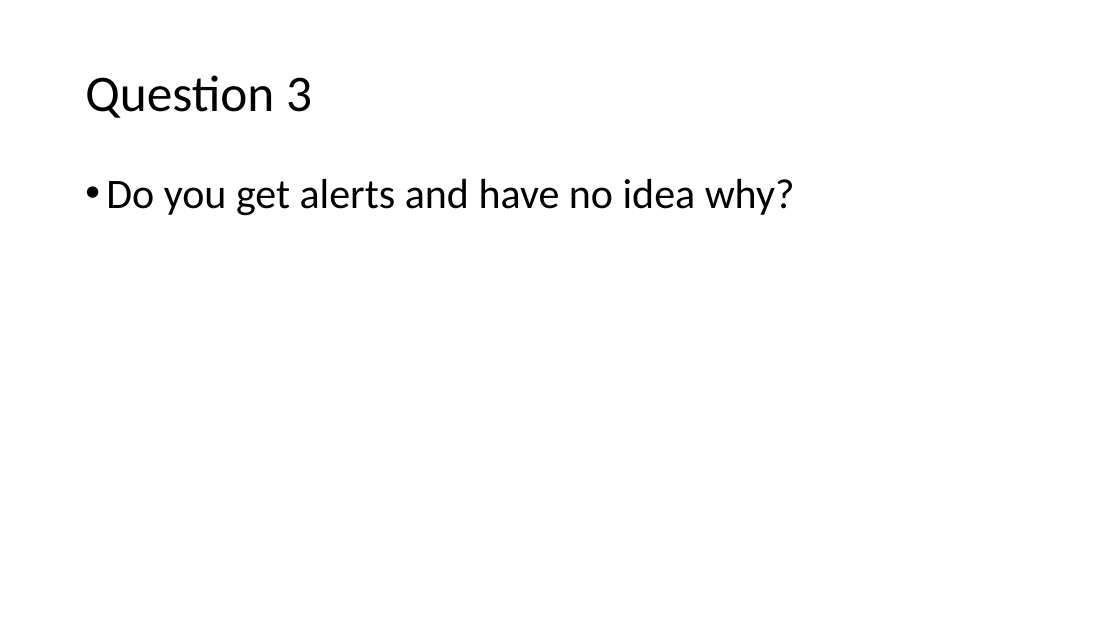
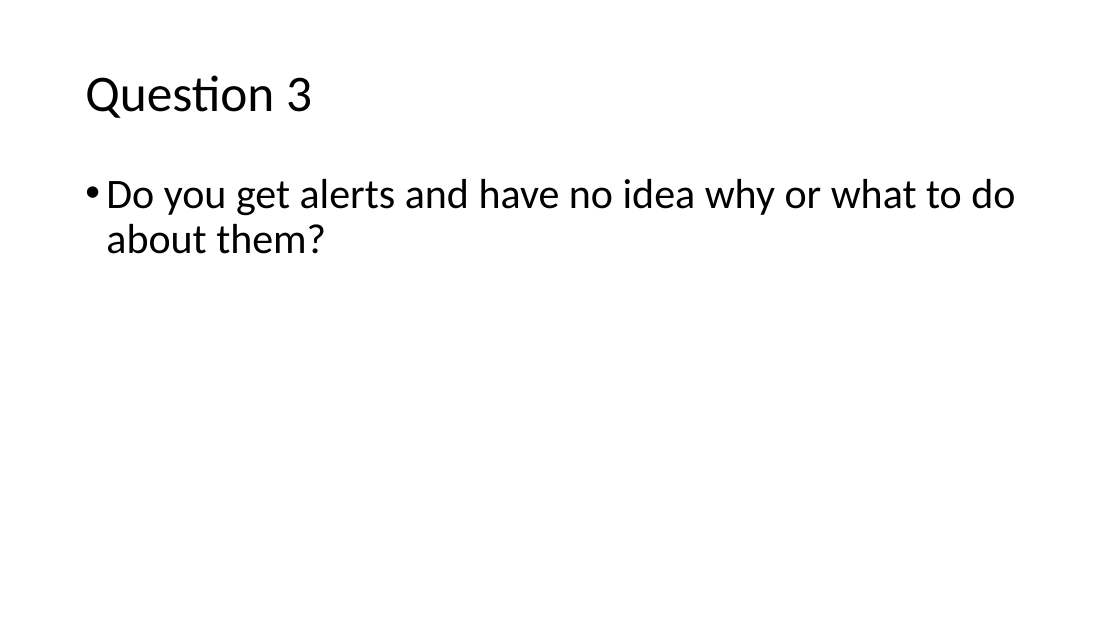
Before and after one commit to ryancheley/dcus-2024, a slide deck: slide 50 of Presentation.pptx (slide 54 before the commit). Drawn at 1120x630 pixels with LibreOffice and Linux fonts; fonts in the diff are those of the drawing. Boxes give left, top, right and bottom in pixels: in the first picture for what was removed or moved away, otherwise in the second. Text is boxed around its words. In the diff, an @@ line names an element or a change of style, - is before the commit and + after.

Commit message:
final version

```diff
--- a/Presentation.pptx
+++ b/Presentation.pptx
@@ text at (106,179,1015,254): text changed @@
-• Do you get alerts and have no idea why?
+• Do you get alerts and have no idea why or what to do about them?
```
Also in this commit, not shown: 14 other slides changed, 6 slides added, 9 slides removed.
